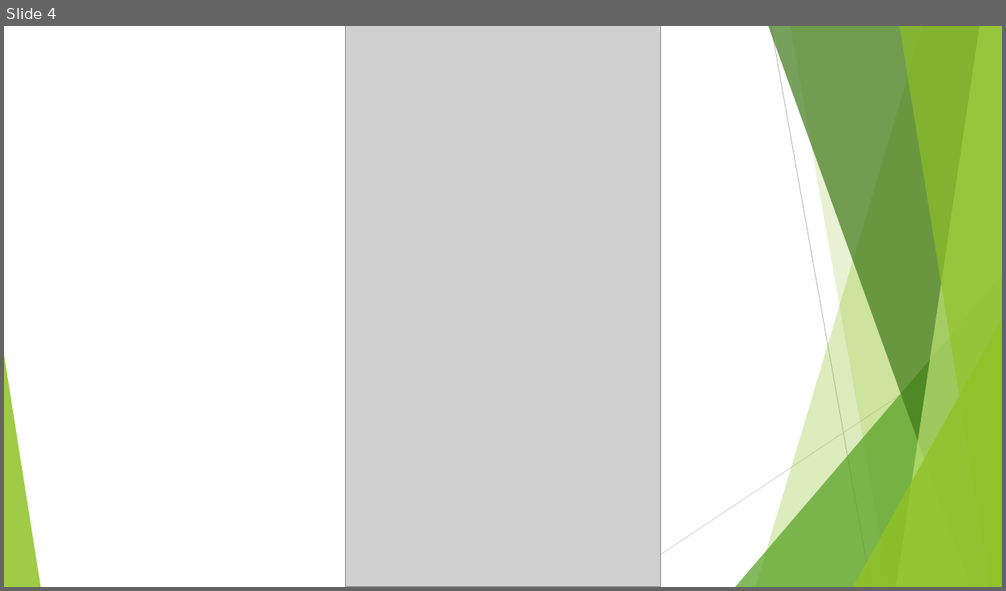
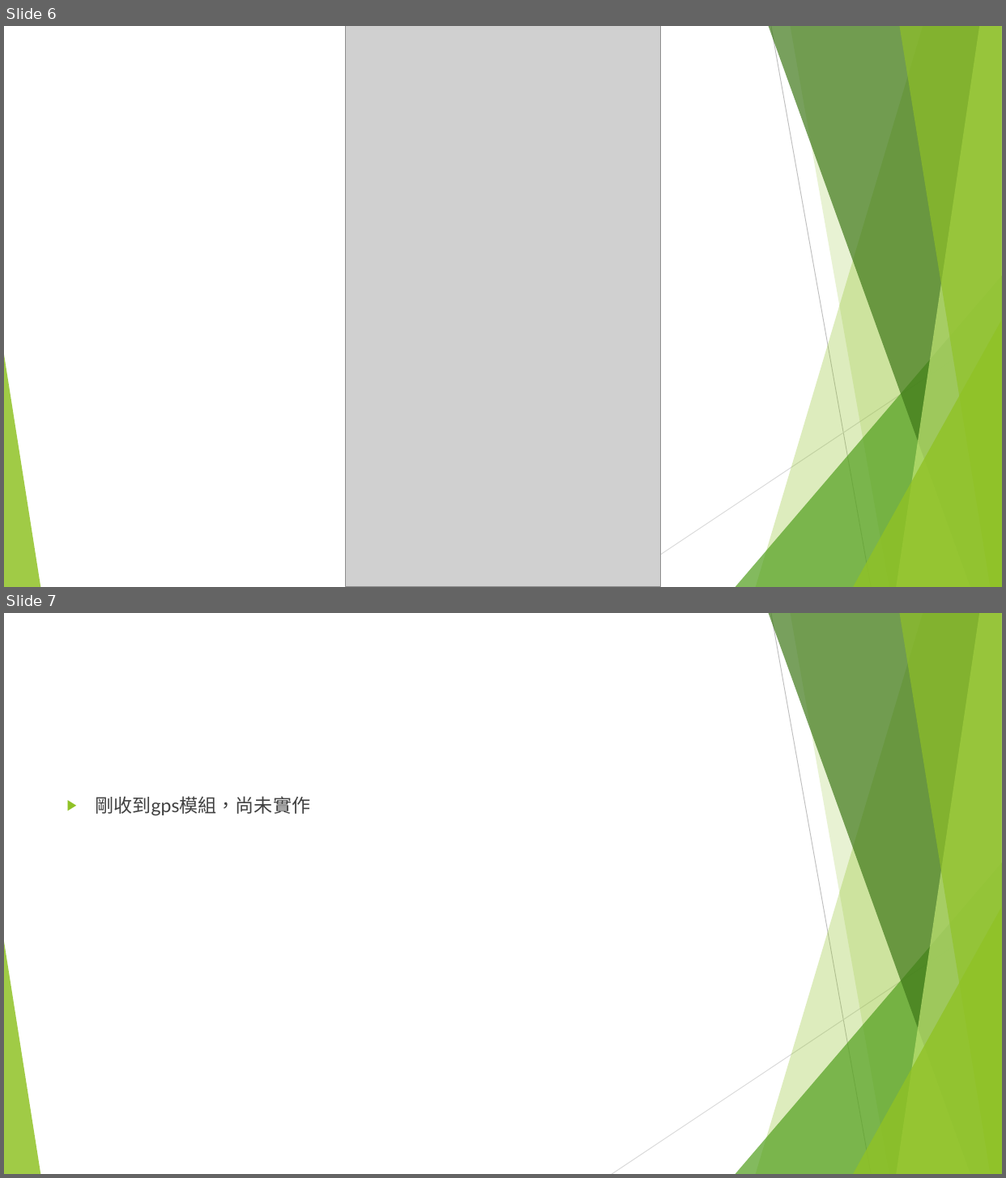
Before and after one commit to NTUEE-ESLab/2020-take-away, a slide deck: 外送檢測2.pptx. Shown one above the other, each under a label of ours: slide 4 before the commit, slides 6 and 7 after it. The pictures are 1006x591 and 1006x1178 pixels, drawn with LibreOffice and Linux fonts; fonts in the diff are those of the drawing; grey boxes stand for pictures. Boxes give left, top, right and bottom in pixels: in the first picture for what was removed or moved away, otherwise in the second. Text is boxed around its words. In the diff, an @@ line names an element or a change of style, - is before the commit and + after.

```diff
--- a/外送檢測2.pptx
+++ b/外送檢測2.pptx
@@ slide 7 added at [4, 613, 1002, 1174], background #FFFFFF; not listed: 10 template elements that a slide beside it also shows @@
@@ text added at [95, 796, 310, 815], 18 pt, text #404040 @@
+▶ 剛收到gps模組，尚未實作
@@ what was slide 4 is now slide 6 @@
```
Also in this commit, not shown: 2 other slides added.
